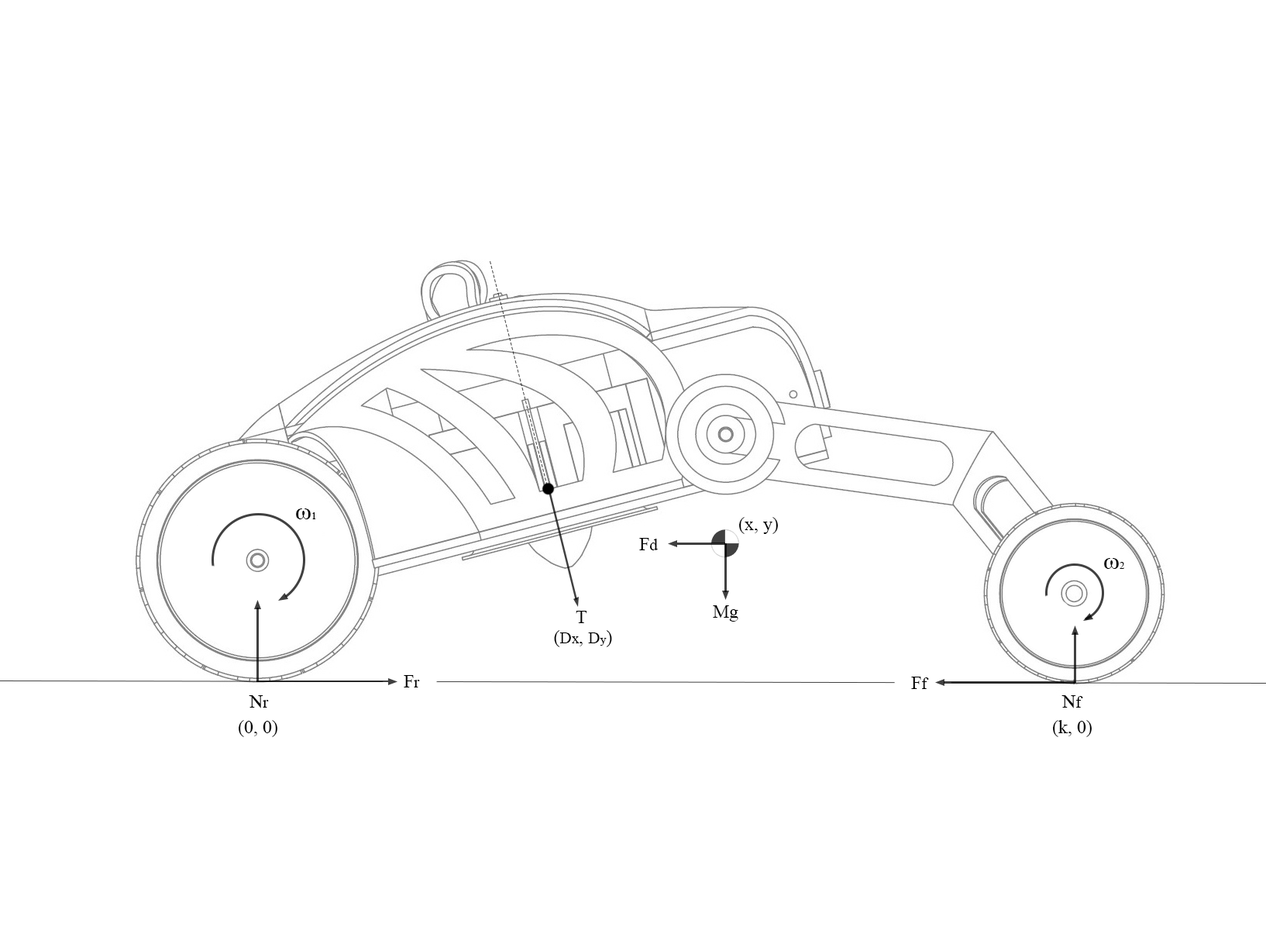
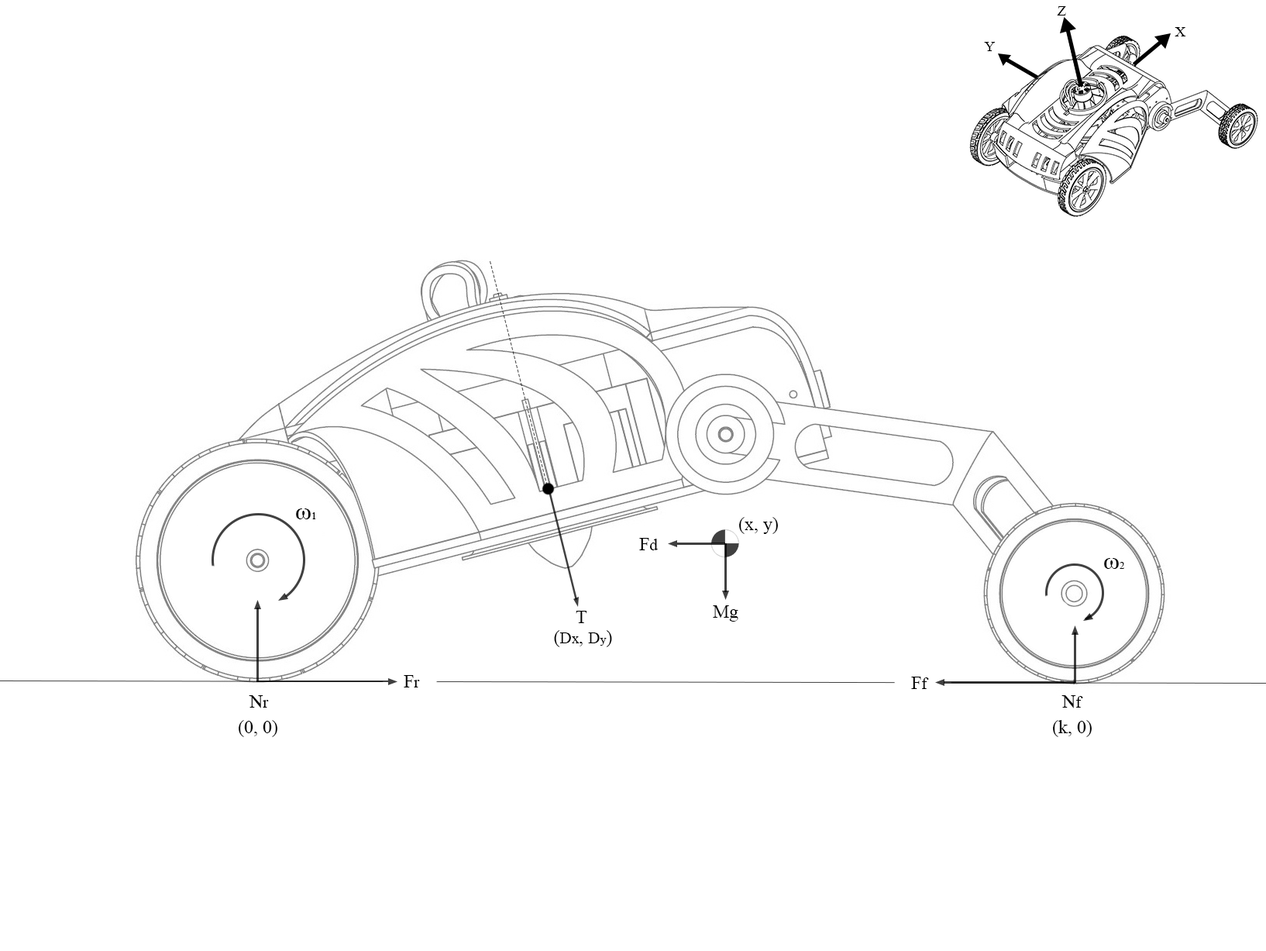
Revision of a layered 1266×951 image; what changed, layer by layer:
added layer "X" above "Z" over [1174, 27, 1187, 37]
added layer "Z" above "Y" over [1056, 6, 1067, 16]
added layer "Y" above "Polygon 4" over [983, 41, 996, 52]
added layer "Polygon 4" above "Polygon 3" over [1154, 33, 1171, 49]
added layer "Polygon 3" above "Polygon 2" over [1059, 17, 1077, 34]
added layer "Polygon 2" above "Shape 6" over [997, 53, 1012, 66]
added layer "Shape 6" above "Shape 5" over [1132, 36, 1167, 66]
added layer "Shape 5" above "Shape 4" over [1064, 24, 1084, 87]
added layer "Shape 4" above "origin" over [1001, 55, 1039, 80]
added layer "origin" above "Layer 2" over [968, 6, 1259, 219]
